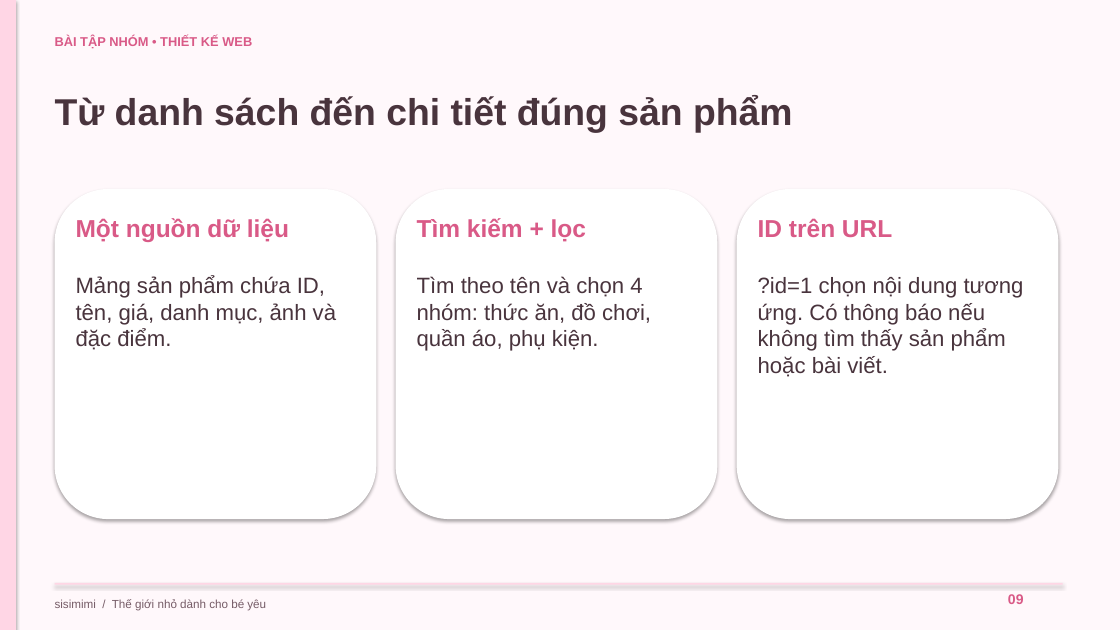
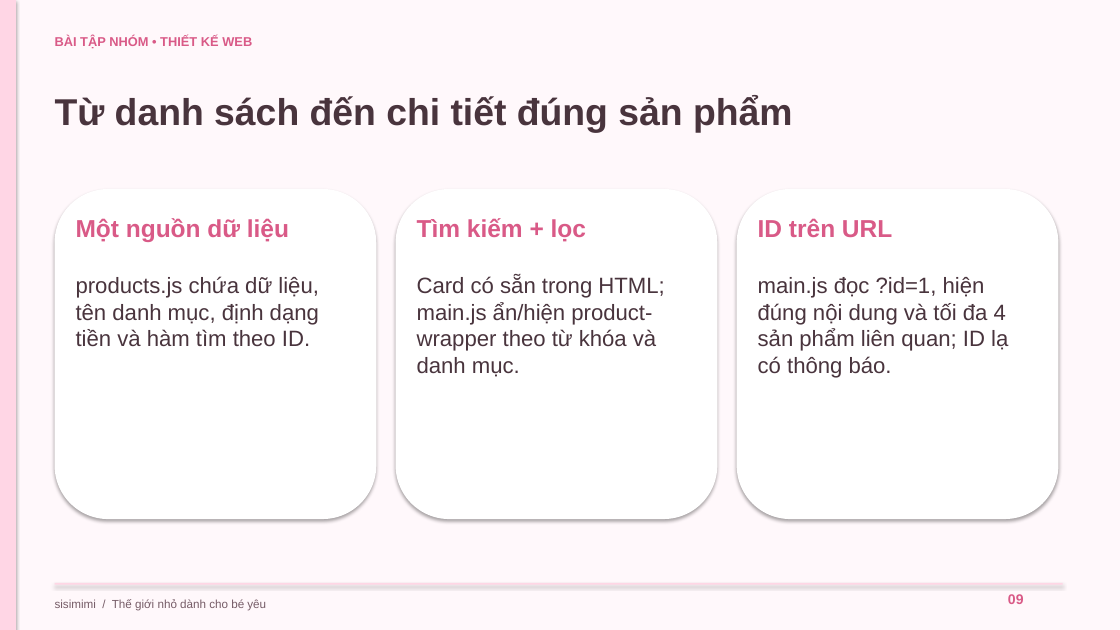
Before and after one commit to vuson141226-png/newskill, a slide deck: slide 9 of sisimimi/docs/BAO_CAO.pptx. Drawn at 1120x630 pixels with LibreOffice and Linux fonts; fonts in the diff are those of the drawing. Boxes give left, top, right and bottom in pixels: in the first picture for what was removed or moved away, otherwise in the second. Text is boxed around its words. In the diff, an @@ line names an element or a change of style, - is before the commit and + after.

```diff
--- a/sisimimi/docs/BAO_CAO.pptx
+++ b/sisimimi/docs/BAO_CAO.pptx
@@ text at bbox=[76, 276, 319, 346]: text changed @@
-Mảng sản phẩm chứa ID, tên, giá, danh mục, ảnh và đặc điểm.
+products.js chứa dữ liệu, tên danh mục, định dạng tiền và hàm tìm theo ID.
@@ text at bbox=[417, 275, 664, 377]: text changed @@
-Tìm theo tên và chọn 4 nhóm: thức ăn, đồ chơi, quần áo, phụ kiện.
+Card có sẵn trong HTML; main.js ẩn/hiện product-wrapper theo từ khóa và danh mục.
@@ text at bbox=[758, 277, 1008, 378]: text changed @@
-?id=1 chọn nội dung tương ứng. Có thông báo nếu không tìm thấy sản phẩm hoặc bài viết.
+main.js đọc ?id=1, hiện đúng nội dung và tối đa 4 sản phẩm liên quan; ID lạ có thông báo.
```
Also in this commit, not shown: 2 other slides changed, 29 other files.
